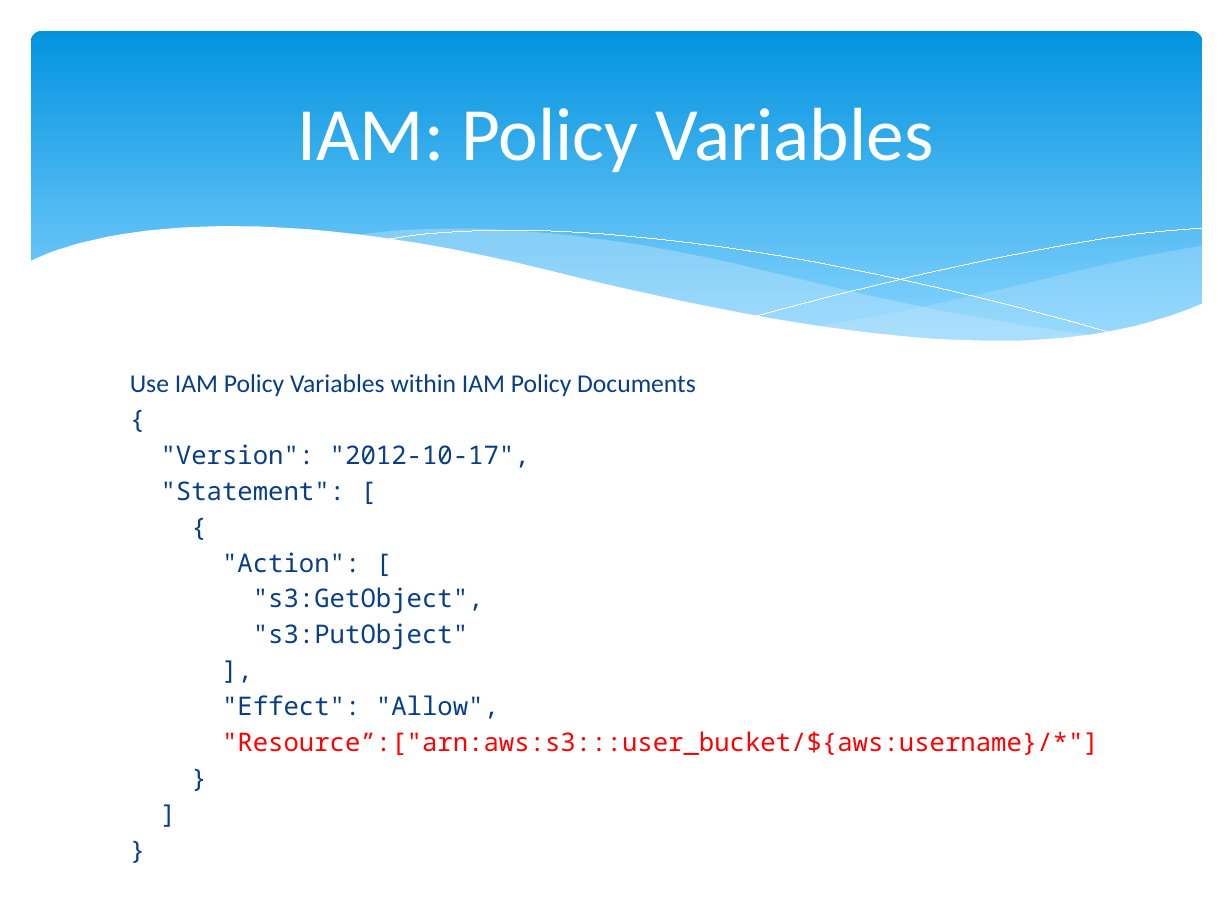
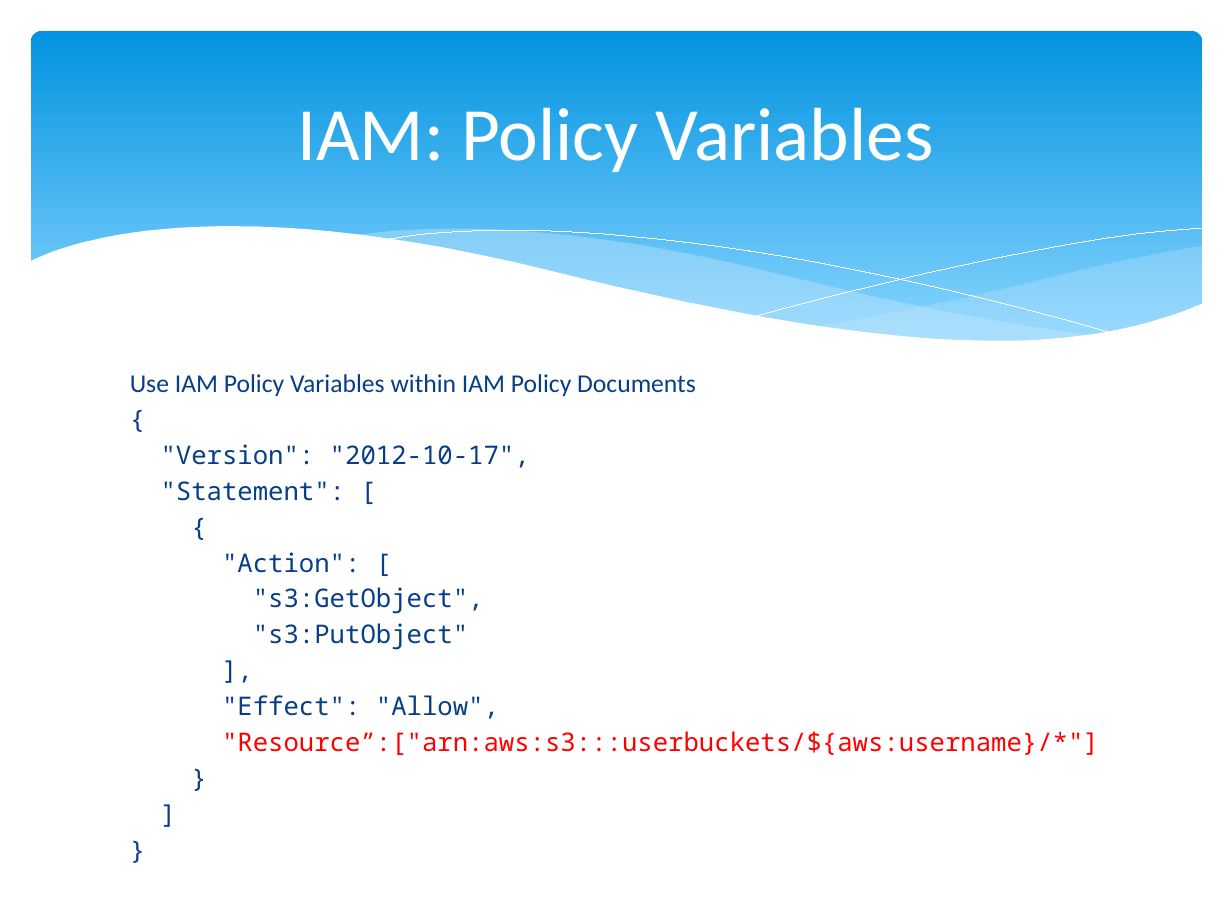
Before and after one commit to cloudavail/awstraining, a slide deck: slide 6 of aws-iam/aws-iam.pptx (slide 12 before the commit). Drawn at 1232x924 pixels with LibreOffice and Linux fonts; fonts in the diff are those of the drawing. Boxes give left, top, right and bottom in pixels: in the first picture for what was removed or moved away, otherwise in the second. Text is boxed around its words. In the diff, an @@ line names an element or a change of style, - is before the commit and + after.

```diff
--- a/aws-iam/aws-iam.pptx
+++ b/aws-iam/aws-iam.pptx
@@ text at [222,731,1099,755]: text changed @@
-"Resource”:["arn:aws:s3:::user_bucket/${aws:username}/*"]
+"Resource”:["arn:aws:s3:::userbuckets/${aws:username}/*"]
```
Also in this commit, not shown: 6 other slides changed, 1 slide added.
